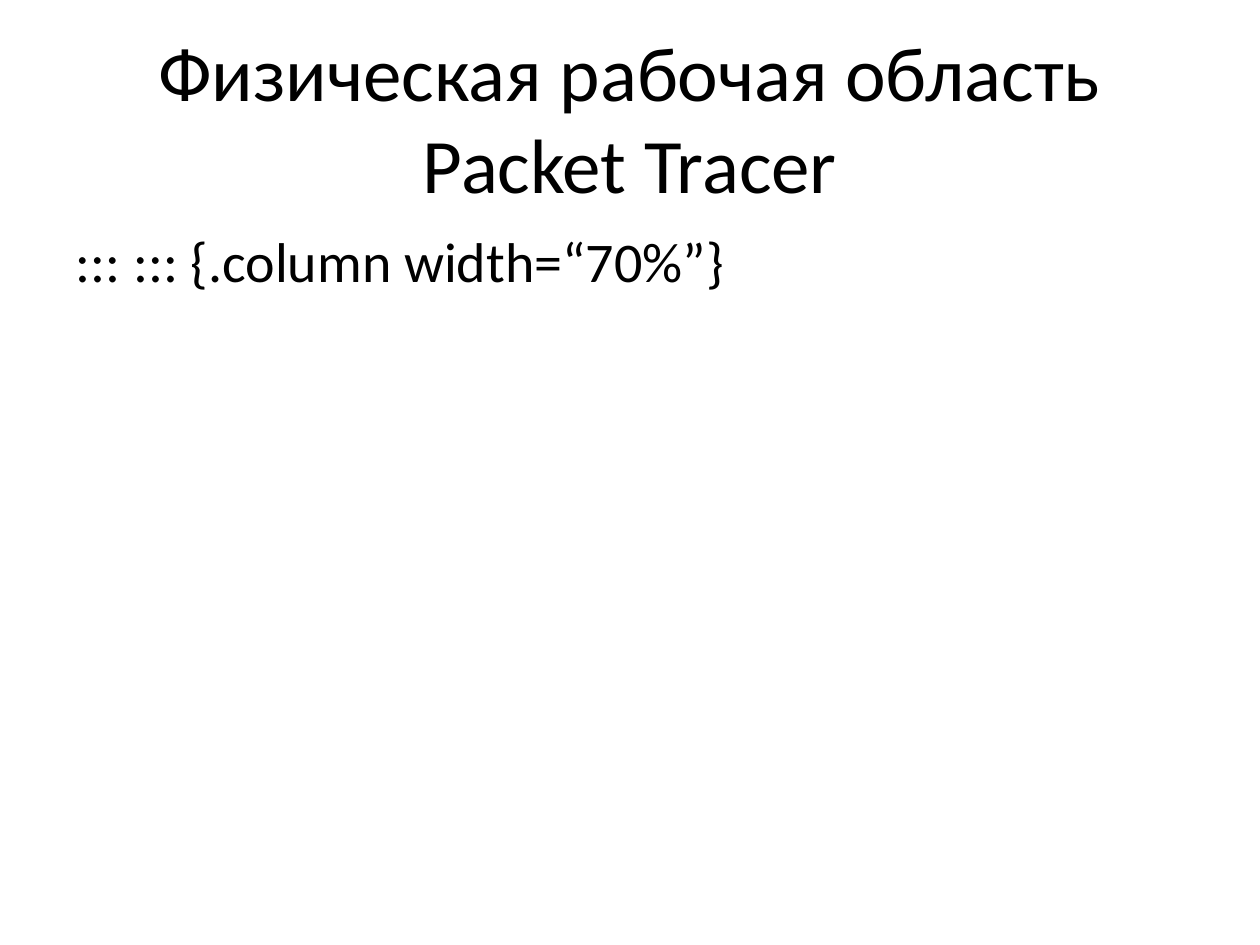
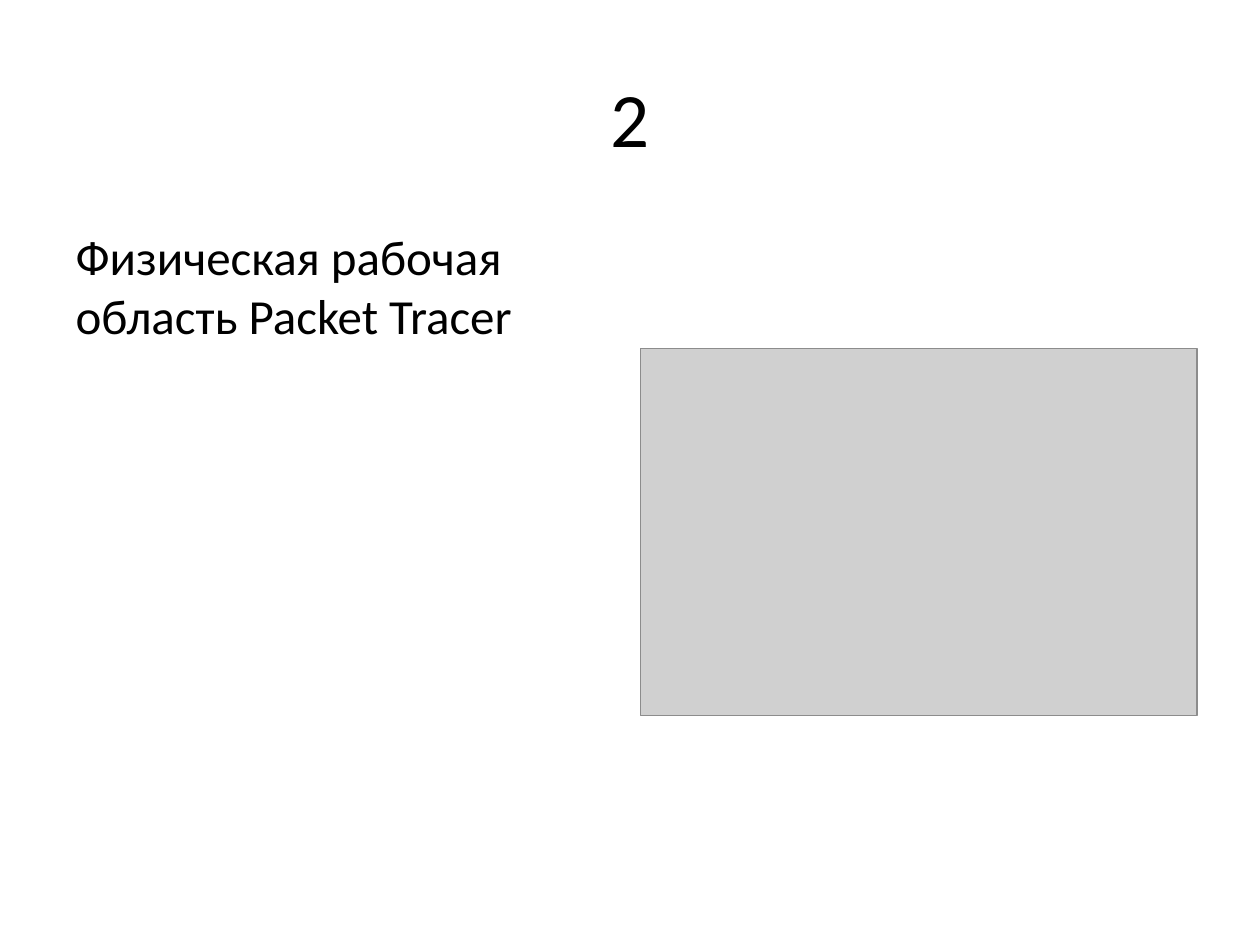
Before and after one commit to pyskandarova/study_2024-2025_net-admin, a slide deck: slide 7 of labs/lab07/presentation/presentation.pptx (slide 4 before the commit). Drawn at 1260x945 pixels with LibreOffice and Linux fonts; fonts in the diff are those of the drawing; grey boxes stand for pictures. Boxes give left, top, right and bottom in pixels: in the first picture for what was removed or moved away, otherwise in the second. Text is boxed around its words. In the diff, an @@ line names an element or a change of style, - is before the commit and + after.

```diff
--- a/labs/lab07/presentation/presentation.pptx
+++ b/labs/lab07/presentation/presentation.pptx
@@ title added at [610, 97, 649, 147], 44 pt, text #000000 @@
+2
@@ text "Физическая рабочая область Packet Tracer": place and size @@
-text "Физическая рабочая область Packet Tracer" at [158, 48, 1100, 194]
+text "Физическая рабочая область Packet Tracer" at [76, 241, 511, 335]
@@ text "Физическая рабочая область Packet Tracer" at [76, 241, 511, 335]: size 44 to 28 pt; alignment centre to left; more space between paragraphs; vertical alignment middle to top @@
@@ text removed at [191, 241, 724, 290] @@
-::: ::: {.column width=“70%”}
@@ picture added at [640, 348, 1197, 716] @@
```
Also in this commit, not shown: 7 other slides changed, 4 slides added, 15 slides removed, 2 other files.
